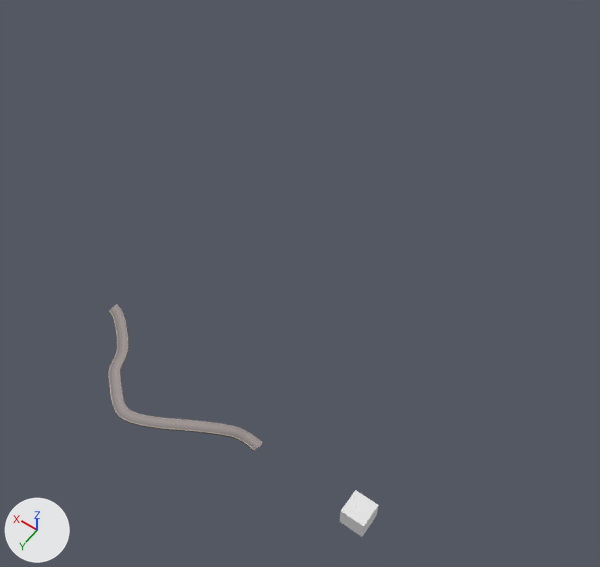
The Blender file Road_Finished.blend: old version first, new version second.
The view is the same before and after, from a 50 mm camera at (-21.1, 22.5, 59.0) aimed at (6.7, -16.4, -2.1). Lighting does not change. The marker at lower left points along +X, +Y and +Z.
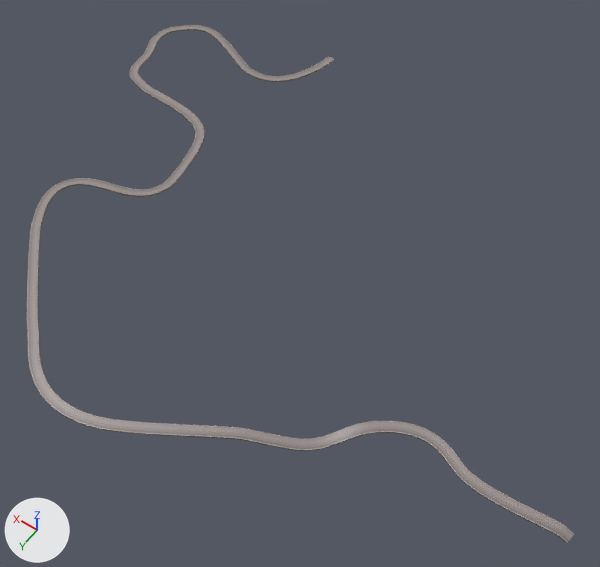
Location of each change, [x1, y1, x2, y2] in pixels of the pictures (600 x 567 px):
'Cube', reshaped, moved (251% wider, 251% taller)
    before: [108, 304, 263, 451]
    after: [27, 25, 574, 543]
'Cube.001', deleted
    before: [340, 490, 378, 537]

Patch to the scene script:
```diff
--- a/Road_Finished.blend.py
+++ b/Road_Finished.blend.py
@@ cu_beziercurve @@
 cu_beziercurve.dimensions = '3D'
-_sp = cu_beziercurve.splines.new('BEZIER'); _sp.bezier_points.add(6)
-_sp.bezier_points.foreach_set('co', [-1.0, 0.0, 0.0, 1.0, 0.0, 0.0, 5.769, 2.428, 0.0, 9.384, 3.885, 0.0, 12.54, 1.767, 0.0, 13.79, -0.546, 0.0207, 17.46, -3.234, 0.0493])
-_sp.bezier_points.foreach_set('handle_left', [-1.913, 0.161, 0.0688, 0.0414, -0.222, -0.179, 4.798, 1.829, 0.0105, 8.384, 3.885, 0.0, 11.78, 2.41, 0.0, 13.15, 0.225, 0.0522, 16.46, -3.234, 0.0493])
-_sp.bezier_points.foreach_set('handle_right', [-0.306, -0.123, -0.0524, 1.701, 0.162, 0.131, 6.622, 2.955, -0.0092, 10.38, 3.885, 0.0, 13.3, 1.133, 0.0, 14.44, -1.346, -0.0119, 18.46, -3.234, 0.0493])
-for _p, _l, _r in zip(_sp.bezier_points, ['ALIGNED', 'ALIGNED', 'ALIGNED', 'ALIGNED', 'ALIGNED', 'ALIGNED', 'ALIGNED'], ['ALIGNED', 'ALIGNED', 'ALIGNED', 'ALIGNED', 'ALIGNED', 'ALIGNED', 'ALIGNED']): _p.handle_left_type = _l; _p.handle_right_type = _r
+_sp = cu_beziercurve.splines.new('BEZIER'); _sp.bezier_points.add(20)
+_sp.bezier_points.foreach_set('co', [-23.5, -7.74, -0.598, -14.29, -7.659, 0.0, -7.631, -6.856, 0.0, -3.802, -2.628, -0.71, 1.0, 0.0, 0.0, 8.121, 4.44, 0.0, 15.23, 6.285, 0.0, 21.66, 2.25, 0.0, 30.26, -6.297, 0.0, 32.07, -9.683, 0.0, 31.58, -12.2, 0.0, 23.61, -17.28, 0.0, 24.13, -21.0, 0.0, 25.35, -24.58, 0.0, 36.43, -27.69, 0.0, 39.05, -30.93, 0.0, 40.51, -35.23, 0.0, 39.39, -38.03, 0.0, 36.96, -39.54, 0.0, 28.06, -36.35, 0.0, 21.75, -43.99, 0.0])
+_sp.bezier_points.foreach_set('handle_left', [-24.2, -7.616, -1.199, -16.76, -6.269, -0.0369, -10.45, -9.2, -0.0972, -5.515, -4.117, -0.905, 0.125, -0.485, 0.0, 7.227, 3.992, 0.0, 11.73, 6.847, 0.0, 20.42, 3.172, 0.0, 29.84, -5.575, 0.0, 31.56, -7.841, 0.0, 31.88, -11.8, 0.00887, 24.38, -13.28, 0.0, 23.74, -19.39, 0.0, 24.83, -23.59, 0.00601, 34.27, -26.65, 0.0, 38.82, -27.84, 0.0, 40.36, -33.46, 0.0, 40.52, -36.94, -0.0615, 37.45, -39.43, 0.0, 29.72, -36.67, 0.0, 21.65, -43.0, 0.0])
+_sp.bezier_points.foreach_set('handle_right', [-22.81, -7.862, 0.0, -12.63, -8.598, 0.0249, -5.851, -5.377, 0.0614, -2.868, -1.816, -0.604, 1.682, 0.378, 0.0, 9.008, 4.885, 0.0, 18.55, 5.75, 0.0, 22.84, 1.371, 0.0, 30.49, -6.704, 0.0, 32.38, -10.81, 0.0, 29.65, -14.79, -0.0573, 23.51, -17.77, 0.0, 24.52, -22.61, 0.0, 27.23, -28.13, -0.0217, 36.88, -27.91, 0.0, 39.2, -32.96, 0.0, 40.61, -36.41, 0.0, 38.26, -39.11, 0.0615, 34.51, -40.07, 0.0, 22.4, -35.26, 0.0, 21.85, -44.99, 0.0])
+for _p, _l, _r in zip(_sp.bezier_points, ['ALIGNED', 'ALIGNED', 'ALIGNED', 'ALIGNED', 'ALIGNED', 'ALIGNED', 'ALIGNED', 'ALIGNED', 'ALIGNED', 'ALIGNED', 'ALIGNED', 'ALIGNED', 'ALIGNED', 'ALIGNED', 'ALIGNED', 'ALIGNED', 'ALIGNED', 'ALIGNED', 'ALIGNED', 'ALIGNED', 'ALIGNED'], ['ALIGNED', 'ALIGNED', 'ALIGNED', 'ALIGNED', 'ALIGNED', 'ALIGNED', 'ALIGNED', 'ALIGNED', 'ALIGNED', 'ALIGNED', 'ALIGNED', 'ALIGNED', 'ALIGNED', 'ALIGNED', 'ALIGNED', 'ALIGNED', 'ALIGNED', 'ALIGNED', 'ALIGNED', 'ALIGNED', 'ALIGNED']): _p.handle_left_type = _l; _p.handle_right_type = _r
 _sp.order_u = 0
@@ ob_cube @@
 ob_cube = bpy.data.objects.new('Cube', me_cube)
-ob_cube.location = (0.0, 0.0, 0.0)
+ob_cube.location = (-0.39, 0.0, 0.0)
 _m = ob_cube.modifiers.new('Array', 'ARRAY')
@@ ob_cube_001 @@
-ob_cube_001 = bpy.data.objects.new('Cube.001', me_cube_001)
-ob_cube_001.location = (-10.39, 0.0, 0.0)
```
